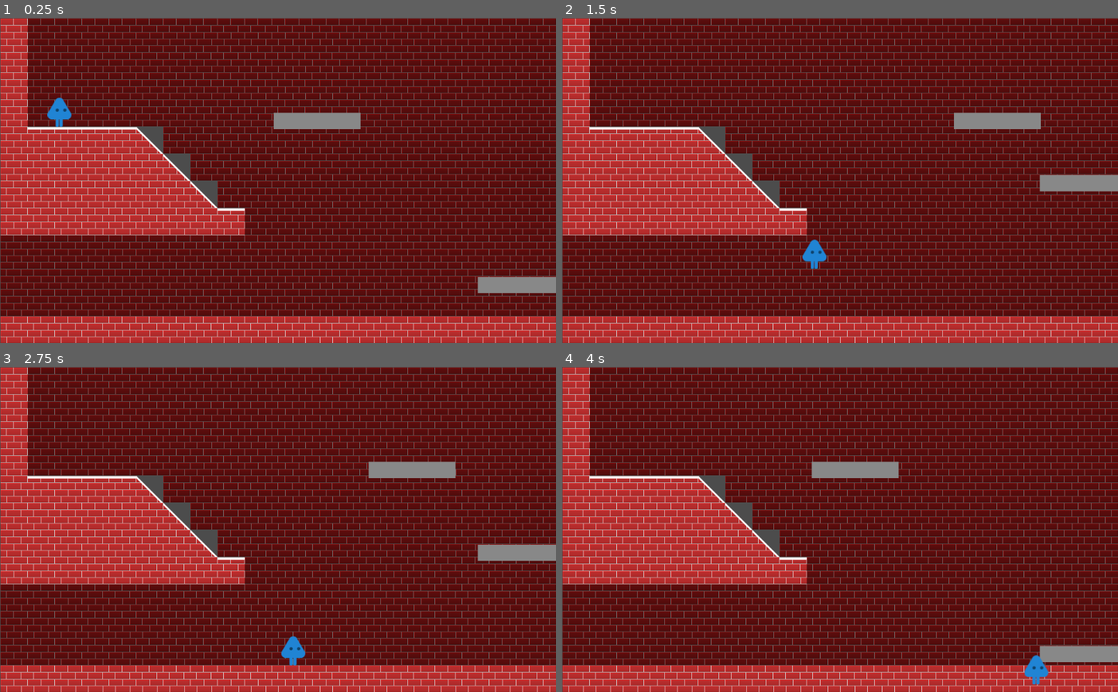
Above: before the commit, frames 1-4 (two rows, left to right).
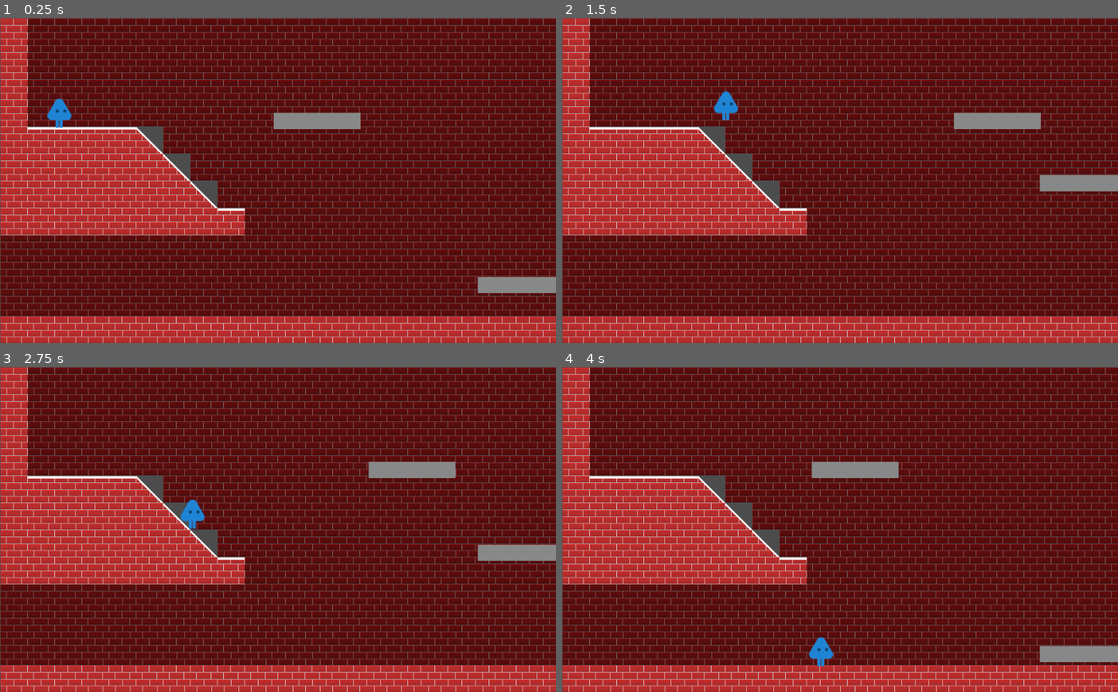
Above: after the commit, the same moments.

Repository: TaberIV/GameJamF
Game: Godot game, scene res://scenes/test.tscn
Two runs of this game, one before a commit and one after it. Both use one fixed random seed, a clock stepped at 60 frames per second and the inputs below.
Inputs:
- Up to frame 1 (0.25 s): no input
- Up to frame 2 (1.5 s): hold D (right) 0.53-1.28 s; hold Space (jump) 0.53-1.28 s; hold A (left) from 1.28 s (still down); tap Space (jump) at 1.35 s
- Up to frame 3 (2.75 s): tap Space (jump) at 1.52, 1.82 s; release A (left) at 2.03 s; hold D (right) from 2.03 s (still down); hold Space (jump) from 2.03 s (still down)
- Up to frame 4 (4 s): release Space (jump) at 2.78 s; tap Space (jump) at 2.85, 3.02, 3.32 s; release D (right) at 3.53 s; hold A (left) from 3.53 s (still down); hold Space (jump) from 3.53 s (still down)

The runs differ from the first frame. In frame 1, less than 0.1% of the frame differs, in the area x 8-13%, y 24-34%; in frame 2, 0.5%; in frame 3, 0.5%; in frame 4, 0.5%, in the area x 44-88%, y 83-98%.

Commit message:
Smooth slopes

Diff:
--- a/KinematicBody2D.gd
+++ b/KinematicBody2D.gd
@@ -5,13 +5,14 @@
 export var jump_height: float = 200
 export var jump_distance: float = 300
 export var max_slope_angle: float = 45
-export var jump_forgiveness: float = 0.05
+export var jump_forgiveness: float = 0.1
 
-# Physics constants
+# Movement constants
 var gravity: float
 var jump_speed: float
 
 var max_slope_x_normal: float
+var min_slope_y_normal: float
 
 # Input state
 var h_input: int = 0
@@ -28,13 +29,15 @@
 var colX: KinematicCollision2D
 
 var on_ground: bool = false
+var floor_normal: Vector2 = Vector2()
 var floor_velocity: Vector2 = Vector2()
 
 
 func _ready() -> void:
     gravity = 2 * jump_height * pow(ground_speed, 2) / pow(jump_distance / 2, 2)
     jump_speed = -2 * jump_height * ground_speed / (jump_distance / 2)
-    max_slope_x_normal = sin(deg2rad(max_slope_angle + .1))
+    max_slope_x_normal = sin(deg2rad(max_slope_angle + 1))
+    min_slope_y_normal = cos(deg2rad(max_slope_angle + 1))
 
 
 func get_input() -> void:
@@ -51,10 +54,23 @@
     jump_pressed = Input.is_action_just_pressed("jump")
 
 
-func _process(delta: float) -> void:
+func _physics_process(delta: float) -> void:
     get_input()
 
-    # Movement Calculations------------------------------------
+    # Move
+    _movement(delta)
+
+
+func _movement(delta: float) -> void:
+    _calc_velocity(delta)
+
+    colY = move_and_collide(Vector2(0, velocity.y) * delta)
+    colX = move_and_collide(Vector2(velocity.x, 0) * delta)
+
+    _handle_collisions(delta)
+
+
+func _calc_velocity(delta: float) -> void:
     # Horizontal Movement
     velocity.x = h_input * ground_speed + floor_velocity.x
 
@@ -66,29 +82,45 @@
     velocity.y += gravity * delta
     velocity.y = min(velocity.y, abs(jump_speed))
     jump_timer -= delta
-    #----------------------------------------------------------
 
-    # Move
-    colY = move_and_collide(Vector2(0, velocity.y) * delta)
-    colX = move_and_collide(Vector2(velocity.x, 0) * delta)
 
-    # Process Collisions
+func _handle_collisions(delta: float) -> void:
+    # Vertical
     if abs(velocity.y) > 0 and colY:
         on_ground = velocity.y > 0
         velocity.y = 0
 
-        # Stick to platform going down
         if on_ground:
+            jump_timer = jump_forgiveness
+
+            # Stick to platform going down
             floor_velocity = colY.collider_velocity
+            floor_normal = colY.normal
             velocity.y = max(floor_velocity.y, 0)
-            jump_timer = jump_forgiveness
     else:
         on_ground = false
-        floor_velocity = Vector2()
 
-    if velocity.x != 0 and colX:
-        if abs(colX.normal.x) < max_slope_x_normal and colX.normal.x != 0:
-            move_and_collide(Vector2(0, -(colX.normal.x / colX.normal.y) * colX.remainder.x))
-            move_and_collide(colX.remainder)
-        else:
-            velocity.x = 0
+    # Horizontal
+    if velocity.x != 0:
+        if colX:
+            # Collide with wall
+            if abs(colX.normal.x) > max_slope_x_normal:
+                velocity.x = 0
+            # Walk up slopes
+            else:
+                var y_off = -(colX.normal.x / colX.normal.y) * colX.remainder.x
+                move_and_collide(Vector2(0, y_off))
+                move_and_collide(colX.remainder)
+        # Check if walked off ledge/down slope
+        elif on_ground and colY and colY.remainder.y > 0:
+            colY = move_and_collide(colY.remainder)
+
+            if not colY:
+                var slope_desc = abs(velocity.x) * delta / min_slope_y_normal
+                var should_stick = test_move(transform, Vector2(0, slope_desc))
+
+                # Stick moving down slopes
+                if should_stick:
+                    move_and_collide(Vector2(0, abs(slope_desc)))
+                else:
+                    on_ground = false
--- a/scenes/playerCollide.tscn
+++ b/scenes/playerCollide.tscn
@@ -9,7 +9,7 @@
 animations = [ {
 "frames": [ ExtResource( 2 ) ],
 "loop": true,
-"name": "default",
+"name": "stand",
 "speed": 5.0
 }, {
 "frames": [ ExtResource( 2 ), ExtResource( 3 ), ExtResource( 4 ), ExtResource( 3 ) ],
@@ -19,7 +19,7 @@
 } ]
 
 [sub_resource type="RectangleShape2D" id=2]
-extents = Vector2( 23.0052, 26.986 )
+extents = Vector2( 8.15434, 26.2336 )
 
 [node name="player" type="KinematicBody2D"]
 collision/safe_margin = 0.01
@@ -27,6 +27,8 @@
 
 [node name="AnimatedSprite" type="AnimatedSprite" parent="."]
 frames = SubResource( 1 )
+animation = "stand"
 
-[node name="CollisionShape2D" type="CollisionShape2D" parent="."]
+[node name="BodyCollider" type="CollisionShape2D" parent="."]
+position = Vector2( 0, -0.836235 )
 shape = SubResource( 2 )
--- a/scenes/test.tscn
+++ b/scenes/test.tscn
@@ -22,3 +22,6 @@
 
 [node name="player" parent="." instance=ExtResource( 3 )]
 position = Vector2( 110, 70 )
+ground_speed = 350.0
+jump_height = 150.0
+jump_distance = 200.0
Not shown, added: .gitignore
